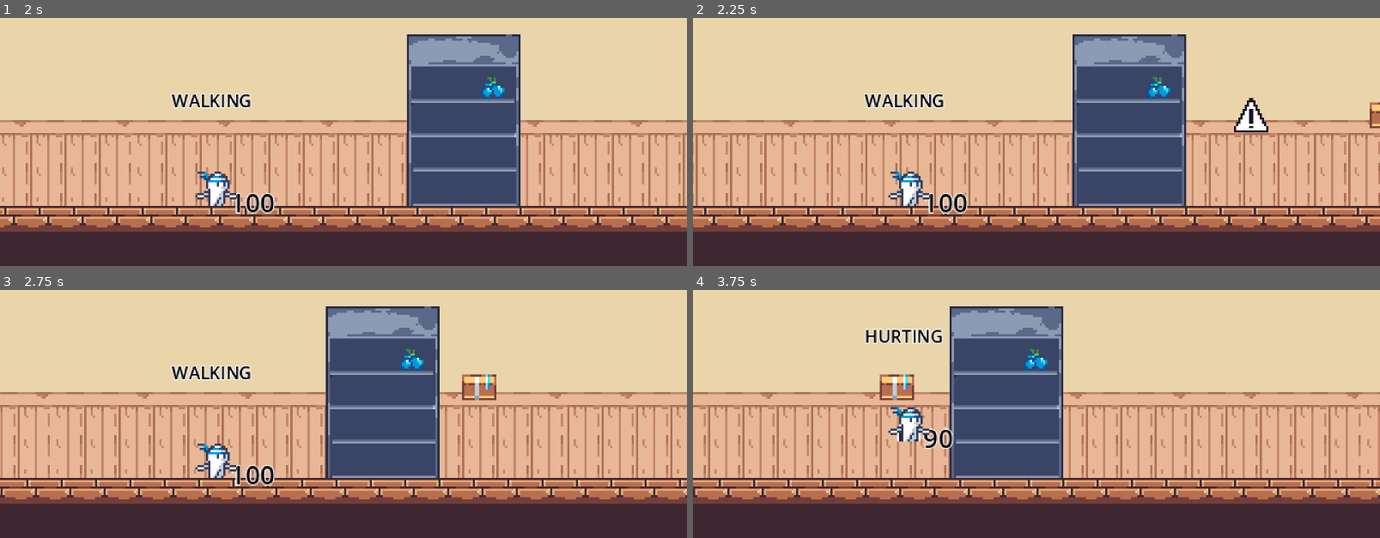
Above: before the commit, frames 1-4 (two rows, left to right).
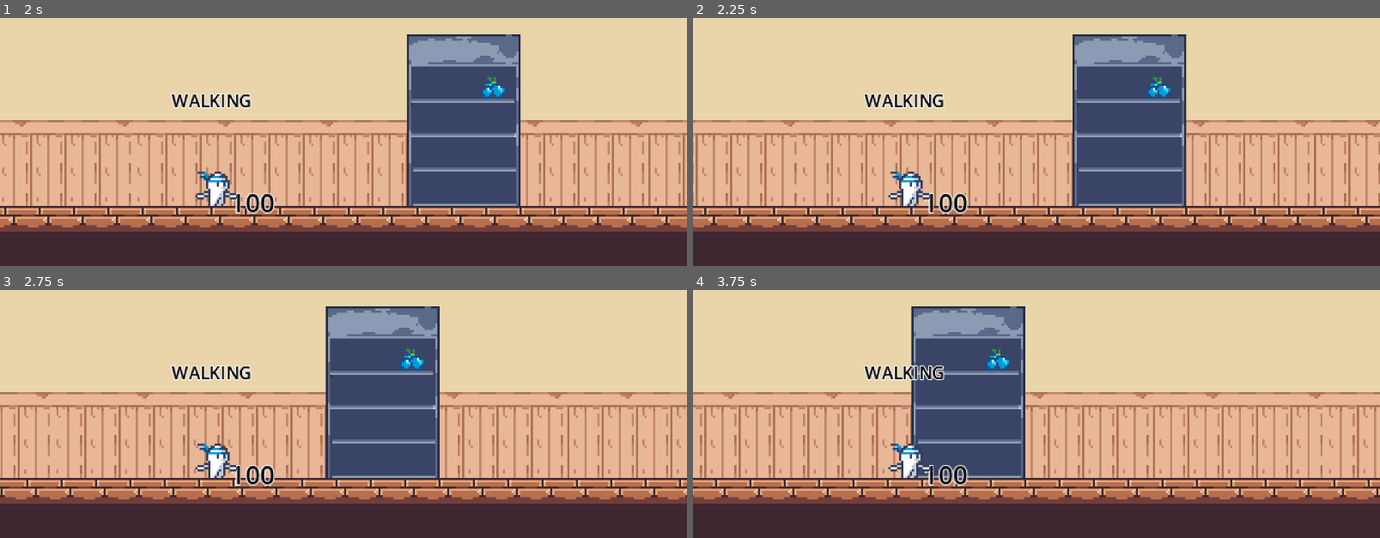
Above: after the commit, the same moments.

Repository: themoeboy/project-memory
Game: Godot game, scene res://src/general/level.tscn
The game is run twice, just before and just after one commit, with the same random seed, the same clock (stepped at 60 frames per second) and the same inputs.
Inputs (mouse positions are in pixels of both pictures, inside the frame that each line leads up to):
- Up to frame 1 (2 s): move the mouse to (494, 52) at 0.52 s; hold D (move_right) from 0.53 s (still down); tap Shift (dash) at 0.6 s; tap Space (jump) at 0.77, 1.52 s; move the mouse to (206, 92) at 1.27 s; click (206, 92) at 1.35 s
- Up to frame 2 (2.25 s): move the mouse to (outside the picture) at 2.02 s; release D (move_right) at 2.03 s; hold A (move_left) from 2.03 s (still down); right-click (outside the picture) at 2.1 s
- Up to frame 3 (2.75 s): keep holding A (move_left)
- Up to frame 4 (3.75 s): move the mouse to (1002, 421) at 2.77 s; release A (move_left) at 2.78 s; hold D (move_right) from 2.78 s (still down); tap Shift (dash) at 2.85 s; tap Space (jump) at 3.02 s; move the mouse to (1242, 404) at 3.52 s; press the mouse at (1242, 404) at 3.53 s

Frame 1 is identical in both runs. In frame 2, 0.6% of the frame differs, in the area x 78-100%, y 32-47%; in frame 3, 0.5%; in frame 4, 21%, in the area x 0-100%, y 6-85%.

Commit message:
spawn and warning fix

Diff:
--- a/src/general/level.gd
+++ b/src/general/level.gd
@@ -3,12 +3,15 @@
 @export var player_scene: PackedScene
 @export var chunk_scene: PackedScene
 @export var projectile_scene: PackedScene
+@export var warning_scene: PackedScene
 @export var chunk_length: int = 512
 @export var preload_chunks: int = 5
 @export var finish_distance: int = 10000
-@onready var projectile_timer = $projectile_timer
 @export var projectile_spawn_distance: float = 300  # How far to the right of player to spawn
 @export var projectile_vertical_variance_max: float = 48
+
+@onready var projectile_timer = $projectile_timer
+@onready var onscreen_layer = $onscreen_layer
 
 var player_ref
 var last_chunk_x = 0
@@ -22,6 +25,7 @@
 	randomize_timer()
 
 func _process(_delta):
+	UTIL.onscreen_layer_ref = onscreen_layer
 	if player_ref:
 		var player_x = player_ref.global_position.x
 		if player_x + (preload_chunks * chunk_length) > last_chunk_x and last_chunk_x < finish_distance:
@@ -62,18 +66,23 @@
 		return
 
 	var projectile = projectile_scene.instantiate()
+	var warning = warning_scene.instantiate()
 
 	var spawn_x = UTIL.player_ref.global_position.x + projectile_spawn_distance
 	var spawn_y = UTIL.player_ref.global_position.y + randf_range(-projectile_vertical_variance_max, 0)
+
 	projectile.global_position = Vector2(spawn_x, spawn_y)
-	projectile.spawn_position = Vector2(spawn_x, spawn_y)
 	projectile.direction = Vector2.LEFT
 	projectile.damage = 10
+
 	add_child(projectile)
+
+	warning.spawn_position = Vector2(spawn_x, spawn_y)
+	UTIL.onscreen_layer_ref.add_child(warning)
 
 
 func randomize_timer():
-	projectile_timer.wait_time = randf_range(0.5, 2.0)
+	projectile_timer.wait_time = randf_range(5, 7.5)
 	projectile_timer.start()
 
 
--- a/src/general/level.tscn
+++ b/src/general/level.tscn
@@ -1,10 +1,11 @@
-[gd_scene load_steps=8 format=3 uid="uid://c1xp2narxicdy"]
+[gd_scene load_steps=9 format=3 uid="uid://c1xp2narxicdy"]
 
 [ext_resource type="Script" uid="uid://bbslkoi1ndanu" path="res://src/general/level.gd" id="1_t41yl"]
 [ext_resource type="Shader" uid="uid://bmpheaqyydsok" path="res://src/shaders/smooth_pixel.gdshader" id="2_eegbk"]
 [ext_resource type="PackedScene" uid="uid://dqsjvx71aqd0g" path="res://src/general/level_chunk.tscn" id="3_eegbk"]
 [ext_resource type="PackedScene" uid="uid://d3s5y8dlupiq6" path="res://src/objects/projectile.tscn" id="4_t41yl"]
 [ext_resource type="Texture2D" uid="uid://d3lofbmwfgaxd" path="res://assets/environment/bg.png" id="5_0rxcc"]
+[ext_resource type="PackedScene" uid="uid://dvsn0t6uukso2" path="res://src/ui/warning.tscn" id="5_eegbk"]
 [ext_resource type="PackedScene" uid="uid://l85yqf8v2y5" path="res://src/player/player.tscn" id="5_hfv6q"]
 
 [sub_resource type="ShaderMaterial" id="ShaderMaterial_fyndt"]
@@ -15,6 +16,7 @@
 player_scene = ExtResource("5_hfv6q")
 chunk_scene = ExtResource("3_eegbk")
 projectile_scene = ExtResource("4_t41yl")
+warning_scene = ExtResource("5_eegbk")
 chunk_length = 1024
 
 [node name="parallax" type="ParallaxBackground" parent="."]
@@ -29,13 +31,10 @@
 texture = ExtResource("5_0rxcc")
 
 [node name="projectile_timer" type="Timer" parent="."]
+wait_time = 6.0
 
-[node name="canvas" type="CanvasLayer" parent="."]
-
-[node name="control" type="Control" parent="canvas"]
-layout_mode = 3
-anchors_preset = 0
-offset_right = 318.0
-offset_bottom = 180.0
+[node name="onscreen_layer" type="CanvasLayer" parent="."]
+offset = Vector2(0, -30)
+transform = Transform2D(1, 0, 0, 1, 0, -30)
 
 [connection signal="timeout" from="projectile_timer" to="." method="_on_projectile_timer_timeout"]
--- a/src/helpers/util.gd
+++ b/src/helpers/util.gd
@@ -1,9 +1,10 @@
 extends Node
-
+# Globals
 var player_pos
 var player_ref
 var polearm_pos
 var polearm_paused_pos
+var onscreen_layer_ref
 var can_dash : bool = false
 
 const all_items = [
--- a/src/objects/projectile.gd
+++ b/src/objects/projectile.gd
@@ -4,56 +4,13 @@
 
 var direction: Vector2
 var damage: int = 0
-var current_speed: float = 0
-var spawn_position : Vector2
-var can_warning_hide = false
-var did_warning = false
 
-@export var warning_timeout: float = 0.5
-
-@onready var camera : Camera2D = UTIL.player_ref.get_node('camera')
 @onready var collision = $hitbox/collision
 @onready var hitbox = $hitbox
-@onready var warning_icon: Sprite2D = $warning
-@onready var warning_timer: Timer = $warning_timer
 
-func _ready():
-	current_speed = speed
-	warning_icon.visible = true
 
 func _physics_process(delta):
-	current_speed = speed
-	position += direction * current_speed * delta
-	update_warning_icon()
-	if can_warning_hide:
-		can_warning_hide = false
-		warning_timer.wait_time = 0.5
-		warning_timer.start()
-
-func update_warning_icon():
-	var screen_size := get_viewport_rect().size
-	var cam_pos := camera.global_position
-	var half_screen := screen_size / 2
-	var screen_rect := Rect2(cam_pos - half_screen, screen_size)
-
-	# Compute direction from camera to spawn
-	var dir := (spawn_position - cam_pos).normalized()
-
-	dir.y = 0
-	dir = dir.normalized()
-
-	# Find edge position along the horizontal screen axis
-	var edge_x = cam_pos.x + dir.x * (half_screen.x)
-
-	warning_icon.global_position = Vector2(edge_x, spawn_position.y)
-	warning_icon.rotation = dir.angle()
-
-	if not did_warning:
-		did_warning = true
-		can_warning_hide = true
+	position += direction * speed * delta
 
 func _on_vision_screen_exited() -> void:
 	queue_free()
-
-func _on_warning_timer_timeout() -> void:
-	warning_icon.visible = false
--- a/src/objects/projectile.tscn
+++ b/src/objects/projectile.tscn
@@ -1,9 +1,8 @@
-[gd_scene load_steps=8 format=3 uid="uid://d3s5y8dlupiq6"]
+[gd_scene load_steps=7 format=3 uid="uid://d3s5y8dlupiq6"]
 
 [ext_resource type="Script" uid="uid://cr4of6tyy1c30" path="res://src/objects/projectile.gd" id="1_bn7b6"]
 [ext_resource type="Shader" uid="uid://bmpheaqyydsok" path="res://src/shaders/smooth_pixel.gdshader" id="2_0ssxv"]
 [ext_resource type="Texture2D" uid="uid://62ouvx6hbpye" path="res://assets/items/cardboard.png" id="3_bn7b6"]
-[ext_resource type="Texture2D" uid="uid://mh3f0m4k2uu" path="res://assets/ui/warning.png" id="4_0ssxv"]
 
 [sub_resource type="ShaderMaterial" id="ShaderMaterial_cjcwe"]
 shader = ExtResource("2_0ssxv")
@@ -40,12 +39,7 @@
 shape = SubResource("RectangleShape2D_6lu4g")
 debug_color = Color(0.613875, 0.381492, 0.95523, 0.42)
 
-[node name="warning" type="Sprite2D" parent="."]
-texture = ExtResource("4_0ssxv")
-
 [node name="vision" type="VisibleOnScreenEnabler2D" parent="."]
-
-[node name="warning_timer" type="Timer" parent="."]
 
 [node name="spawn_timer" type="Timer" parent="."]
 
@@ -53,4 +47,3 @@
 [connection signal="area_entered" from="dodgebox" to="." method="_on_retrievebox_area_entered"]
 [connection signal="body_entered" from="dodgebox" to="." method="_on_retrievebox_body_entered"]
 [connection signal="screen_exited" from="vision" to="." method="_on_vision_screen_exited"]
-[connection signal="timeout" from="warning_timer" to="." method="_on_warning_timer_timeout"]
--- /dev/null
+++ b/src/ui/warning.gd
@@ -0,0 +1,23 @@
+extends Node2D
+
+var dir
+var spawn_position
+
+
+@onready var warning_timer = $warning_timer
+
+func _ready() -> void:
+	warning_timer.wait_time = 0.5
+	warning_timer.start()
+	update_warning_icon()
+
+func _physics_process(delta):
+	update_warning_icon()
+
+func update_warning_icon():
+	var screen_size := get_viewport_rect().size
+	position = Vector2(screen_size.x - 16, spawn_position.y)
+	print(global_position)
+
+func _on_warning_timer_timeout() -> void:
+	queue_free()
--- /dev/null
+++ b/src/ui/warning.tscn
@@ -0,0 +1,15 @@
+[gd_scene load_steps=3 format=3 uid="uid://dvsn0t6uukso2"]
+
+[ext_resource type="Script" uid="uid://drsg6madq5ox3" path="res://src/ui/warning.gd" id="1_46vpv"]
+[ext_resource type="Texture2D" uid="uid://mh3f0m4k2uu" path="res://assets/ui/warning.png" id="2_1s78p"]
+
+[node name="warning" type="Node2D"]
+top_level = true
+script = ExtResource("1_46vpv")
+
+[node name="sprite" type="Sprite2D" parent="."]
+texture = ExtResource("2_1s78p")
+
+[node name="warning_timer" type="Timer" parent="."]
+
+[connection signal="timeout" from="warning_timer" to="." method="_on_warning_timer_timeout"]
Not shown, added: src/ui/warning.gd.uid
Not shown, added: src/ui/warning.tscn555316470.tmp
